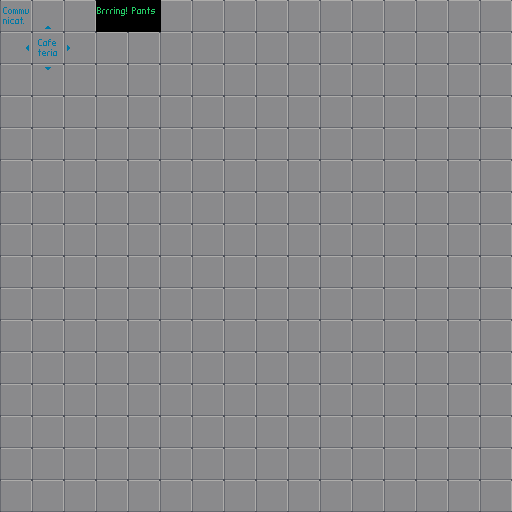
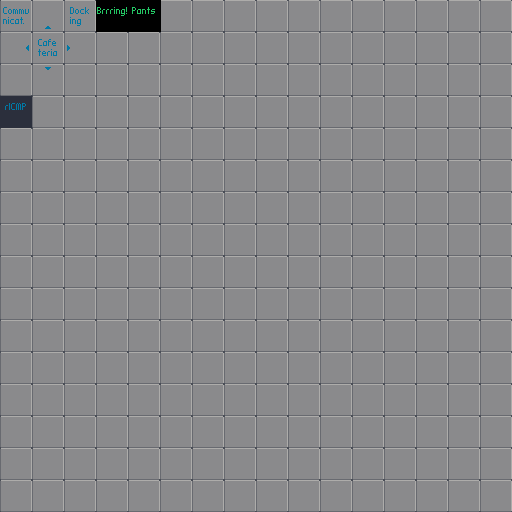
Before/after of a (512, 512) layered artwork. What changed in the layer stack:
painted on "tiles" over [0, 7, 89, 128]
painted on "background" over [0, 7, 89, 128]
